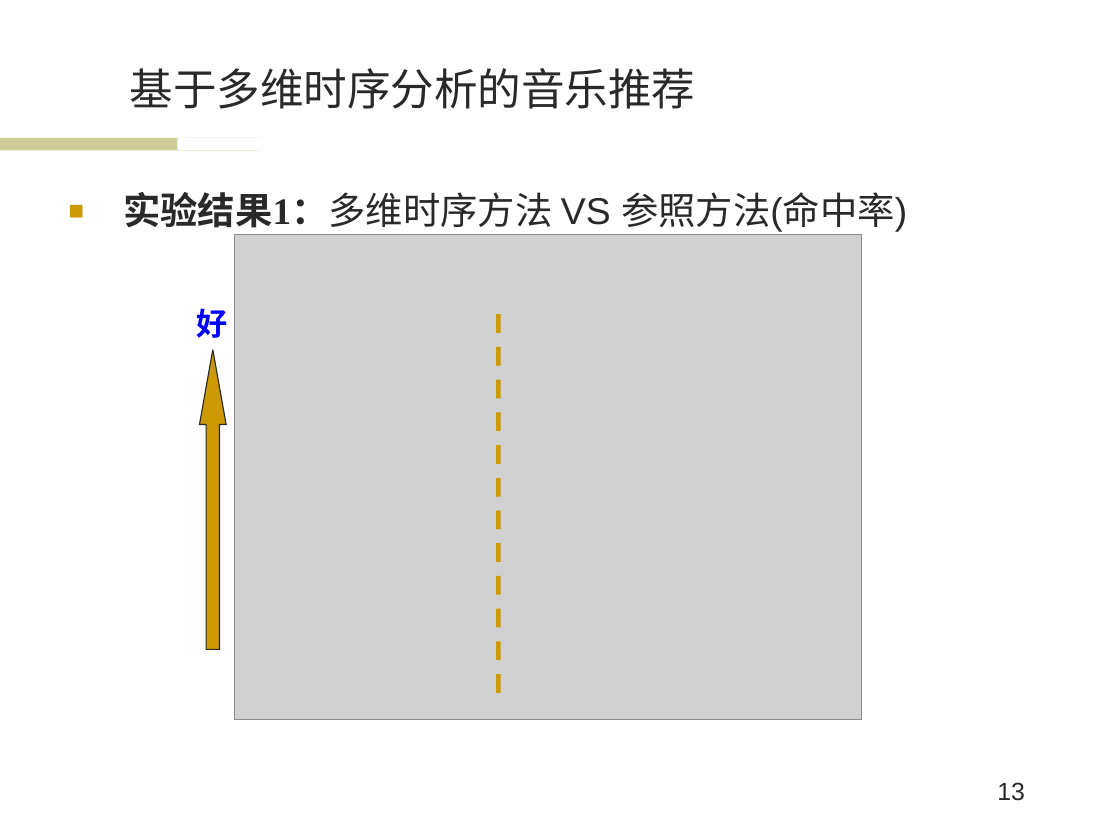
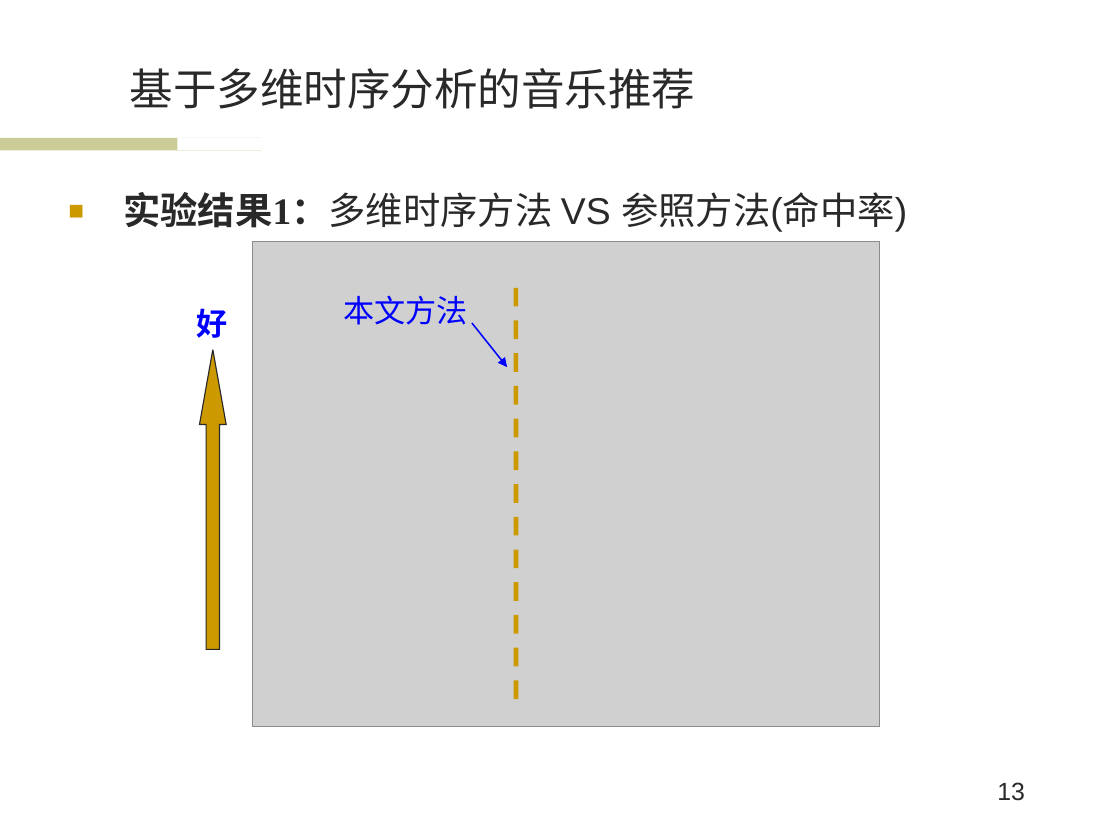
Before and after one commit to wwssttt/NJUThesis, a slide deck: slide 13 of 答辩准备/一种基于时间序列分析的个性化音乐推荐系统及其实现.ppt. Drawn at 1120x840 pixels with LibreOffice and Linux fonts; fonts in the diff are those of the drawing; grey boxes stand for pictures; background and template pictures are left out. Boxes give left, top, right and bottom in pixels: in the first picture for what was removed or moved away, otherwise in the second. Text is boxed around its words. In the diff, an @@ line names an element or a change of style, - is before the commit and + after.

```diff
--- a/答辩准备/一种基于时间序列分析的个性化音乐推荐系统及其实现.ppt
+++ b/答辩准备/一种基于时间序列分析的个性化音乐推荐系统及其实现.ppt
@@ picture: place and size @@
-picture at <box>235,235,862,720</box>
+picture at <box>253,242,880,727</box>
@@ text added at <box>343,295,468,325</box>, 20 pt, text #0000FF @@
+本文方法
@@ line moved from (498, 315) - (498, 702) to (516, 288) - (516, 702) @@
@@ arrow added from (472, 323) to (507, 367), #0000FF 0.99 pt @@
```
Also in this commit, not shown: 4 other slides changed, 1 slide added, 6 other files.
